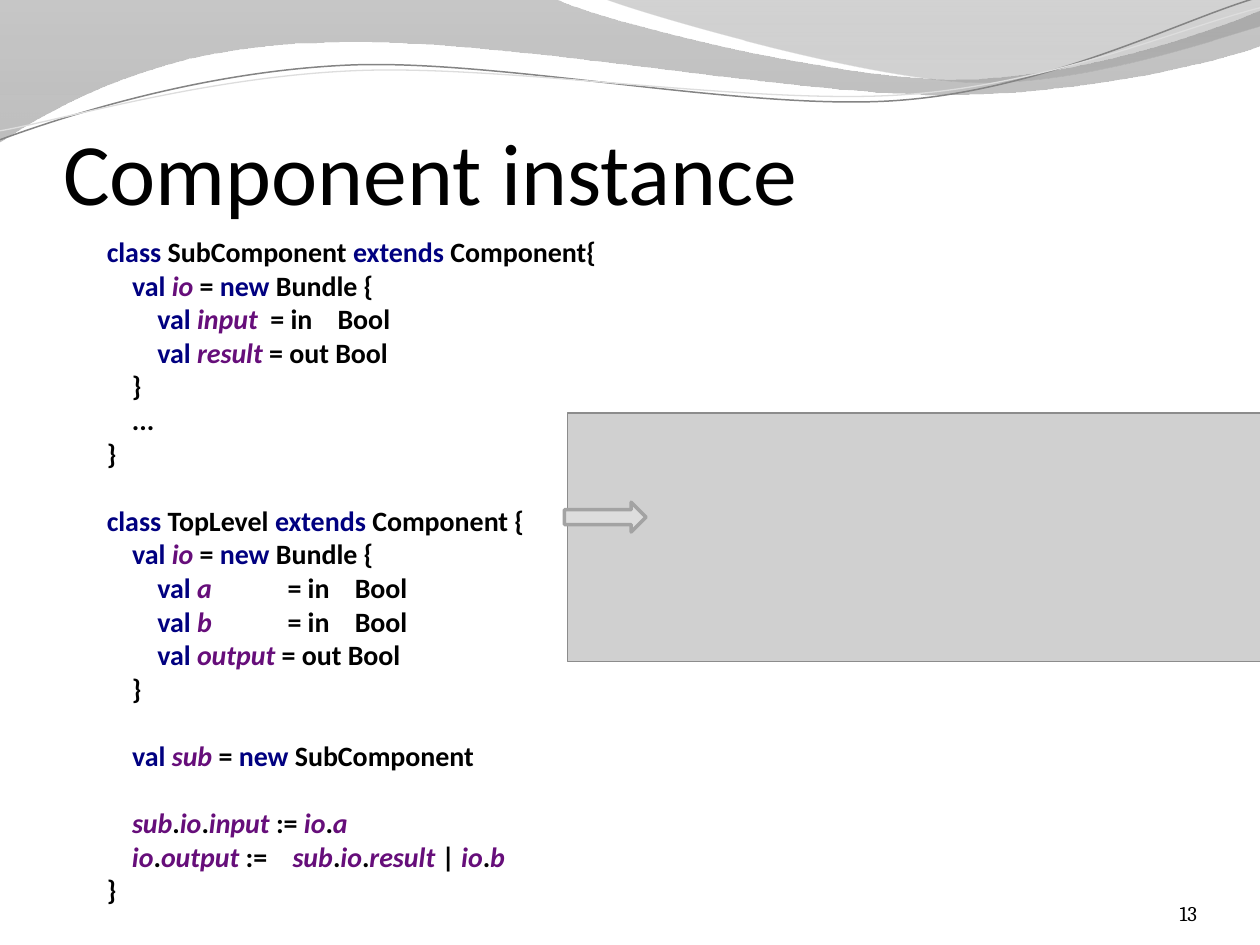
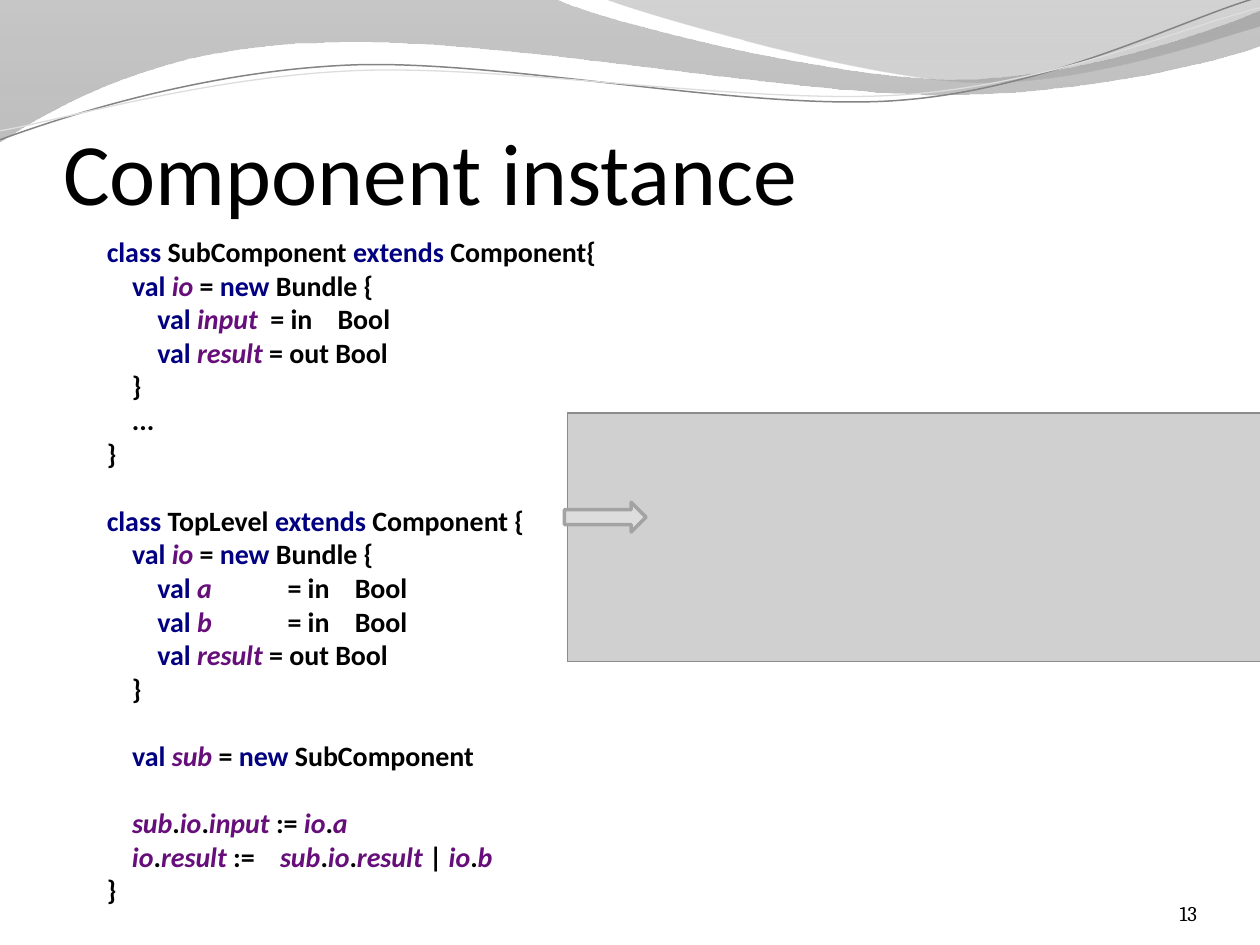
Before and after one commit to SpinalHDL/SpinalDoc, a slide deck: slide 13 of presentation/en/presentation.pptx. Drawn at 1260x945 pixels with LibreOffice and Linux fonts; fonts in the diff are those of the drawing; grey boxes stand for pictures; background and template pictures are left out. Boxes give left, top, right and bottom in pixels: in the first picture for what was removed or moved away, otherwise in the second. Text is boxed around its words. In the diff, an @@ line names an element or a change of style, - is before the commit and + after.

```diff
--- a/presentation/en/presentation.pptx
+++ b/presentation/en/presentation.pptx
@@ text at [107,241,595,868]: text changed @@
-class SubComponent extends Component{
-val io = new Bundle {
-val input = in Bool
-val result = out Bool
-}
-...
-}
-class TopLevel extends Component {
-val io = new Bundle {
-val a = in Bool
-val b = in Bool
-val output = out Bool
-}
-val sub = new SubComponent
-sub.io.input := io.a
-io.output := sub.io.result | io.b
-}
+class SubComponent extends Component{
+val io = new Bundle {
+val input = in Bool
+val result = out Bool
+}
+...
+}
+class TopLevel extends Component {
+val io = new Bundle {
+val a = in Bool
+val b = in Bool
+val result = out Bool
+}
+val sub = new SubComponent
+sub.io.input := io.a
+io.result := sub.io.result | io.b
+}
```
Also in this commit, not shown: 12 other slides changed, 1 other file.
